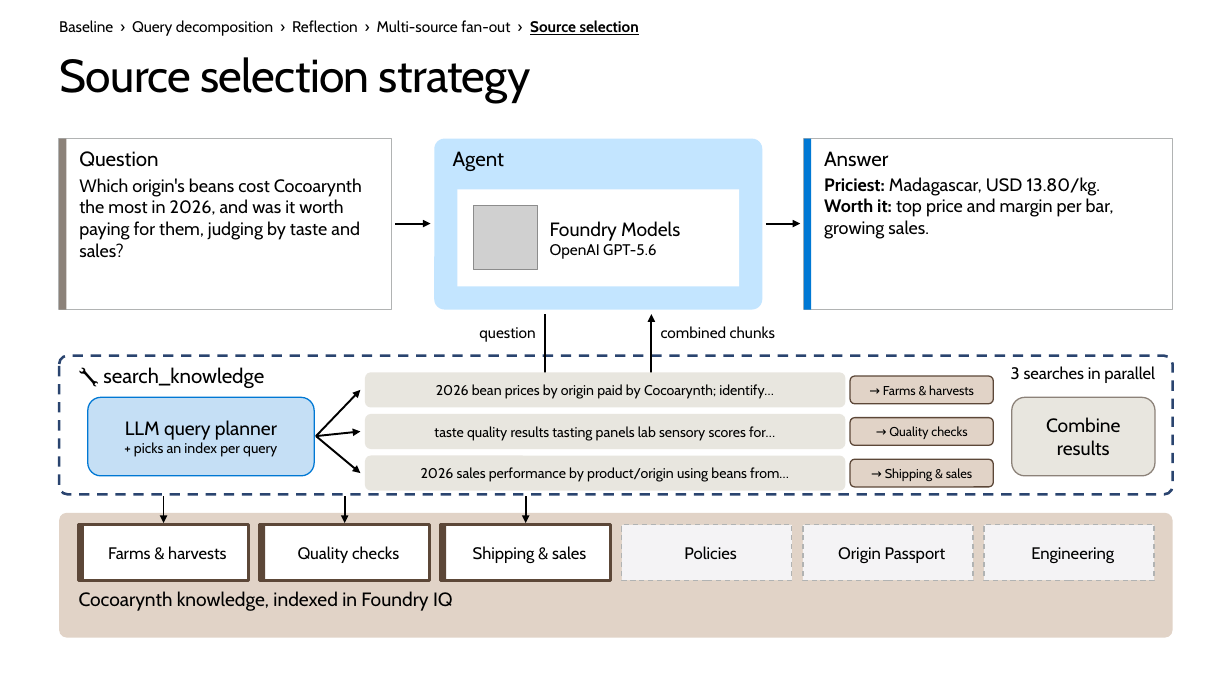
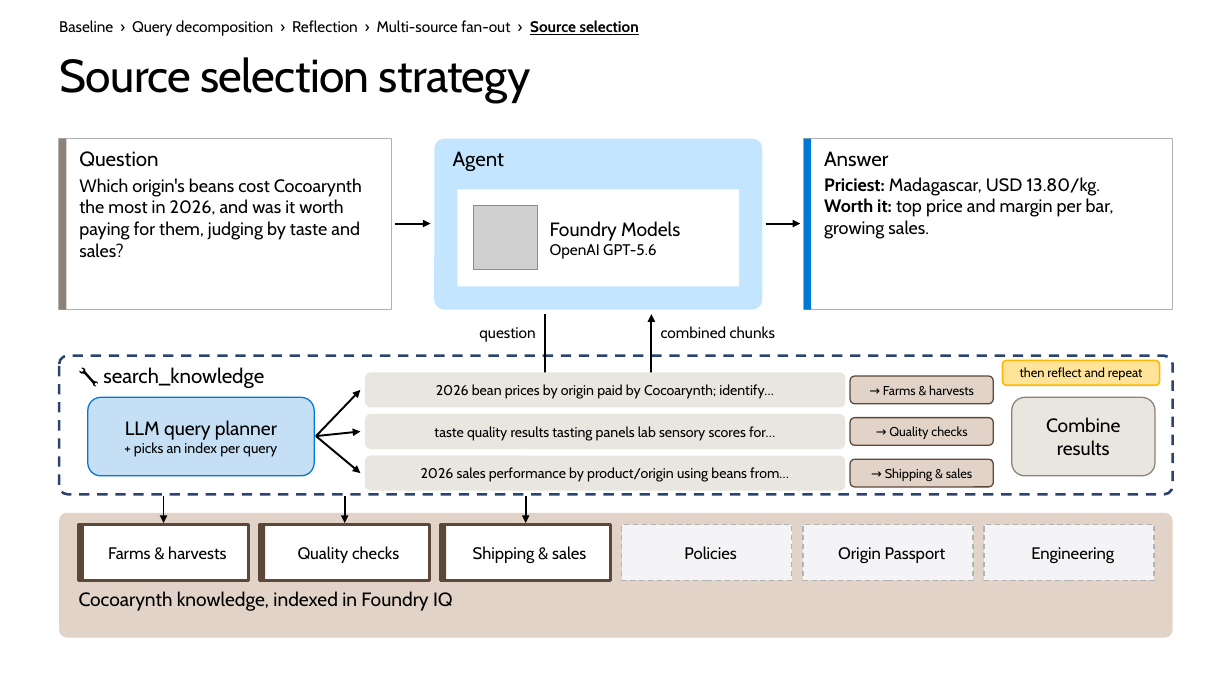
Before and after one commit to microsoft/ignite26-BRK300-building-agentic-retrieval-from-diy-to-foundry-iq, a slide deck: slide 36 of IgniteBRK300-WorkingDeck.pptx (slide 34 before the commit). Drawn at 1232x693 pixels with LibreOffice and Linux fonts; fonts in the diff are those of the drawing; grey boxes stand for pictures; background and template pictures are left out. Boxes give left, top, right and bottom in pixels: in the first picture for what was removed or moved away, otherwise in the second. Text is boxed around its words. In the diff, an @@ line names an element or a change of style, - is before the commit and + after.

```diff
--- a/IgniteBRK300-WorkingDeck.pptx
+++ b/IgniteBRK300-WorkingDeck.pptx
@@ rounded rectangle added at (x1=1003, y1=360, x2=1160, y2=385), fill #FFE399, outline #FFB900 1.25 pt, 10 pt, text #000000 @@
+then reflect and repeat
@@ text removed at (x1=1011, y1=366, x2=1155, y2=383) @@
-3 searches in parallel
```
Also in this commit, not shown: 28 other slides changed, 3 slides added, 1 slide removed, 27 other files.
